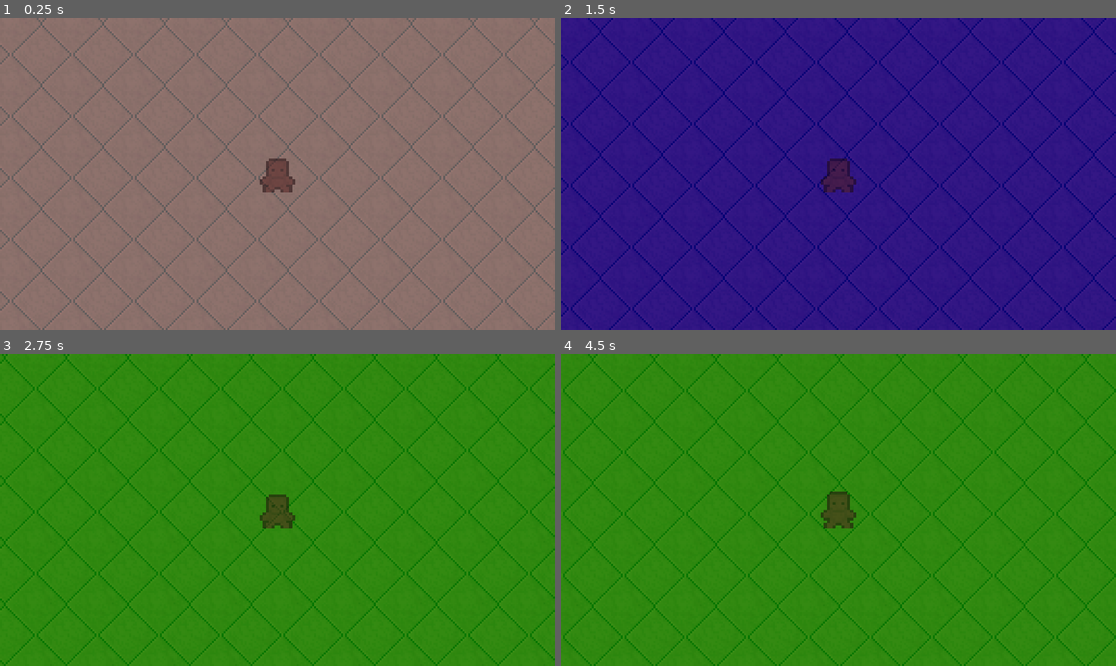
Above: before the commit, frames 1-4 (two rows, left to right).
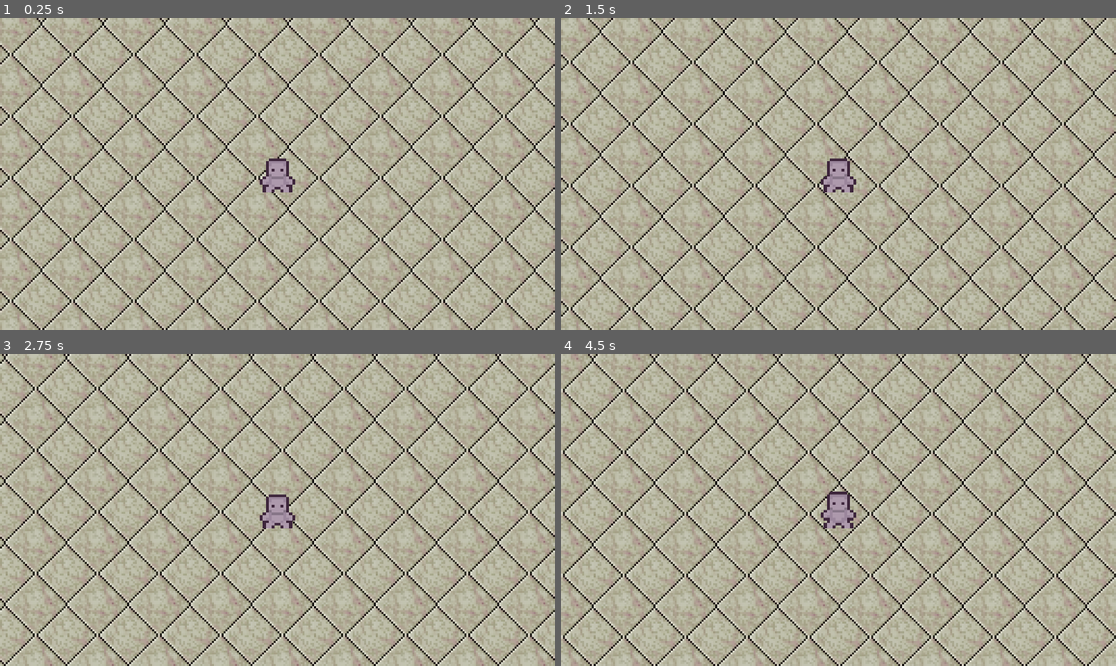
Above: after the commit, the same moments.

Repository: Collisteru/bytelux
Game: Godot game, scene res://test_map.tscn
Same seed, same stepped clock (60 frames per second), same inputs: the game is played once before the commit and once after it.
Inputs (mouse positions are in pixels of both pictures, inside the frame that each line leads up to):
- Up to frame 1 (0.25 s): no input
- Up to frame 2 (1.5 s): tap Enter at 0.5 s; move the mouse to (960, 158) at 0.52 s; hold Right (ui_right) 0.53-1.28 s; tap 1 at 0.6 s; click (960, 158) at 0.67 s; move the mouse to (727, 189) at 1.27 s; hold Down (ui_down) from 1.28 s (still down); tap 2 at 1.35 s; click (727, 189) at 1.42 s
- Up to frame 3 (2.75 s): move the mouse to (333, 441) at 2.02 s; release Down (ui_down) at 2.03 s; hold Right (ui_right) from 2.03 s (still down); tap 3 at 2.1 s; click (333, 441) at 2.17 s
- Up to frame 4 (4.5 s): move the mouse to (810, 572) at 2.77 s; release Right (ui_right) at 2.78 s; hold Up (ui_up) 2.78-3.53 s; tap 1 at 2.85 s; click (810, 572) at 2.92 s; move the mouse to (1005, 556) at 3.52 s; hold Left (ui_left) from 3.53 s (still down); tap 2 at 3.6 s; click (1005, 556) at 3.67 s; move the mouse to (672, 463) at 4.27 s; tap 3 at 4.35 s; click (672, 463) at 4.42 s

The runs differ from the first frame. In frame 1, 98% of the frame differs, in the area x 0-100%, y 0-100%; in frame 2, 100%; in frame 3, 100%; in frame 4, 100%.

Commit message:
Laser aims properly

Diff:
--- a/entities/player_laser/player_laser.gd
+++ b/entities/player_laser/player_laser.gd
@@ -3,7 +3,7 @@
 @onready var laser_line = $LaserLine2D
 
 # TODO: This is a placeholder until wall collision code is programmed
-var laser_max_length = 1000  # Max length of the laser
+@onready var laser_max_length = 1000  # Max length of the laser
 
 func _ready():
 	laser_line.visible = false  # Initially hidden
@@ -16,20 +16,13 @@
 	var x_diff = laser_position.x
 	var y_diff = laser_position.y
 
-	var angle;
-
-	# X increases left to right, y increases top to bottom
-	# We need to resolve the angle for each quadrant to make the trig work
-
-	# Create laser from that angle
-
 	var vec_norm = sqrt(pow(x_diff,2) + pow(y_diff, 2));
 	var dir_norm = Vector2(x_diff / vec_norm, y_diff / vec_norm)
 	var laser_end: Vector2 = (laser_max_length * dir_norm)
 
-	print("Laser end: ", laser_end)
+	print("Laser end: ", Vector2(laser_position.x, laser_position.y))
 
-	laser_line.points = [Vector2(0, -10), laser_end]
+	laser_line.points = [Vector2.ZERO, laser_max_length * Vector2(laser_position.x, laser_position.y * 1.13)]
 
 	laser_line.visible = true  # Show the laser line
 
--- a/entities/player_laser/player_laser.tscn
+++ b/entities/player_laser/player_laser.tscn
@@ -3,8 +3,9 @@
 [ext_resource type="Script" path="res://entities/player_laser/player_laser.gd" id="1_uo0wu"]
 
 [node name="PlayerLaser" type="RayCast2D"]
+target_position = Vector2(0, 0)
 script = ExtResource("1_uo0wu")
 
 [node name="LaserLine2D" type="Line2D" parent="."]
-width = 1.0
+width = 1.4
 texture_mode = 2
--- a/entities/test_player/test_player.tscn
+++ b/entities/test_player/test_player.tscn
@@ -34,6 +34,9 @@
 scale = Vector2(1.52893, 1.3465)
 script = ExtResource("1_ogo0s")
 
+[node name="PlayerLaser" parent="." instance=ExtResource("3_qwxxa")]
+position = Vector2(0, -6)
+
 [node name="PlayerSprite" type="AnimatedSprite2D" parent="."]
 position = Vector2(0.654052, -7.42666)
 sprite_frames = SubResource("SpriteFrames_m7s6k")
@@ -47,5 +50,3 @@
 [node name="Camera2D" type="Camera2D" parent="."]
 position = Vector2(0.654052, -7.42666)
 zoom = Vector2(4, 4)
-
-[node name="PlayerLaser" parent="." instance=ExtResource("3_qwxxa")]
--- a/test_map.tscn
+++ b/test_map.tscn
@@ -1,5 +1,6 @@
-[gd_scene load_steps=15 format=4 uid="uid://waxjota0gc2y"]
-
+[gd_scene load_steps=16 format=4 uid="uid://waxjota0gc2y"]
+
+[ext_resource type="Script" path="res://test_map.gd" id="1_cjt4j"]
 [ext_resource type="Texture2D" uid="uid://chbm4aqefqbci" path="res://assets/test_walls.png" id="1_jh8a6"]
 [ext_resource type="PackedScene" uid="uid://eprmypdm2vqh" path="res://entities/test_player/test_player.tscn" id="2_5tbwc"]
 
@@ -349,6 +350,7 @@
 sources/2 = SubResource("TileSetAtlasSource_bww7b")
 
 [node name="scene" type="Node2D"]
+script = ExtResource("1_cjt4j")
 
 [node name="Floor" type="TileMapLayer" parent="."]
 use_parent_material = true
@@ -357,6 +359,7 @@
 collision_enabled = false
 
 [node name="CanvasModulate" type="CanvasModulate" parent="."]
+visible = false
 color = Color(0.486537, 0.218119, 0.186721, 0.54902)
 
 [node name="Walls" type="TileMapLayer" parent="."]
